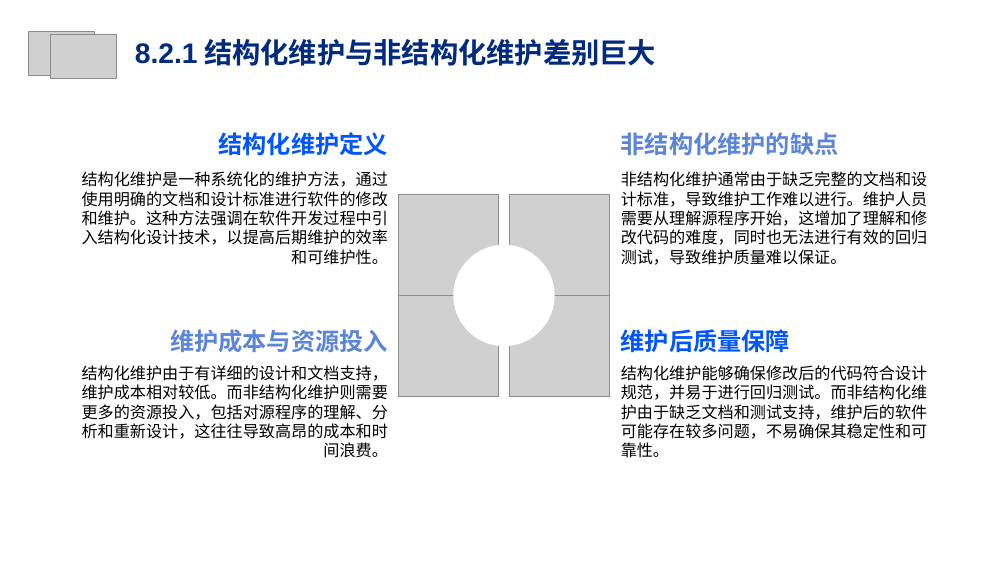
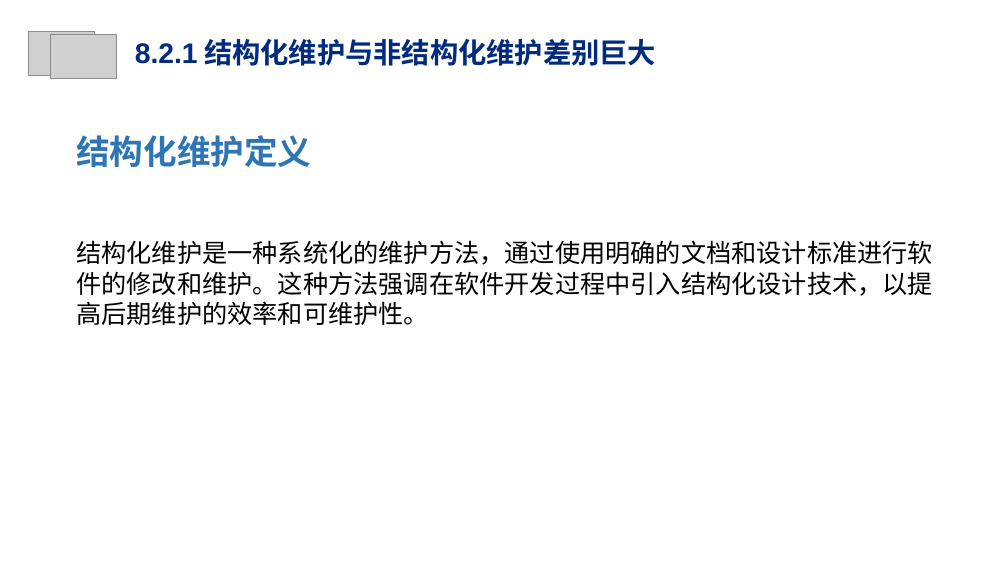
Before and after one commit to Cy2s1ne/Intelligent-PE-test, a slide deck: slide 12 of PPT/翻转课堂ppt2.pptx (slide 10 before the commit). Drawn at 1008x567 pixels with LibreOffice and Linux fonts; fonts in the diff are those of the drawing; grey boxes stand for pictures; background and template pictures are left out. Boxes give left, top, right and bottom in pixels: in the first picture for what was removed or moved away, otherwise in the second. Text is boxed around its words. In the diff, an @@ line names an element or a change of style, - is before the commit and + after.

```diff
--- a/PPT/翻转课堂ppt2.pptx
+++ b/PPT/翻转课堂ppt2.pptx
@@ text "结构化维护定义" at [76,135,311,167]: size 17.3 to 24 pt, text colour #0055FF to #2E75B6; alignment right to left @@
@@ text removed at [621,132,839,155] @@
-非结构化维护的缺点
@@ text removed at [621,171,928,265] @@
-非结构化维护通常由于缺乏完整的文档和设计标准，导致维护工作难以进行。维护人员需要从理解源程序开始，这增加了理解和修改代码的难度，同时也无法进行有效的回归测试，导致维护质量难以保证。
@@ picture removed at [398,195,499,295] @@
@@ picture removed at [509,195,610,295] @@
@@ text "结构化维护是一种系统化的维护方法，通过使用明确的文档和设计标准进行软件的修改和维护。这种方法强调在软件开发过程中引入结构 ...": place and size @@
-text "结构化维护是一种系统化的维护方法，通过使用明确的文档和设计标准进行软件的修改和维护。这种方法强调在软件开发过程中引入结构 ..." at [82,171,388,265]
+text "结构化维护是一种系统化的维护方法，通过使用明确的文档和设计标准进行软件的修改和维护。这种方法强调在软件开发过程中引入结构 ..." at [76,240,933,325]
@@ text "结构化维护是一种系统化的维护方法，通过使用明确的文档和设计标准进行软件的修改和维护。这种方法强调在软件开发过程中引入结构 ..." at [76,240,933,325]: size 11.5 to 18 pt; alignment right to left @@
@@ freeform shape removed at [454,245,555,347] @@
@@ picture removed at [398,295,499,396] @@
@@ picture removed at [509,295,610,396] @@
@@ text removed at [170,329,388,352] @@
-维护成本与资源投入
@@ text removed at [621,329,790,353] @@
-维护后质量保障
@@ text removed at [82,365,388,458] @@
-结构化维护由于有详细的设计和文档支持，维护成本相对较低。而非结构化维护则需要更多的资源投入，包括对源程序的理解、分析和重新设计，这往往导致高昂的成本和时间浪费。
@@ text removed at [621,365,928,458] @@
-结构化维护能够确保修改后的代码符合设计规范，并易于进行回归测试。而非结构化维护由于缺乏文档和测试支持，维护后的软件可能存在较多问题，不易确保其稳定性和可靠性。
```
Also in this commit, not shown: 9 other slides changed, 14 slides added.
